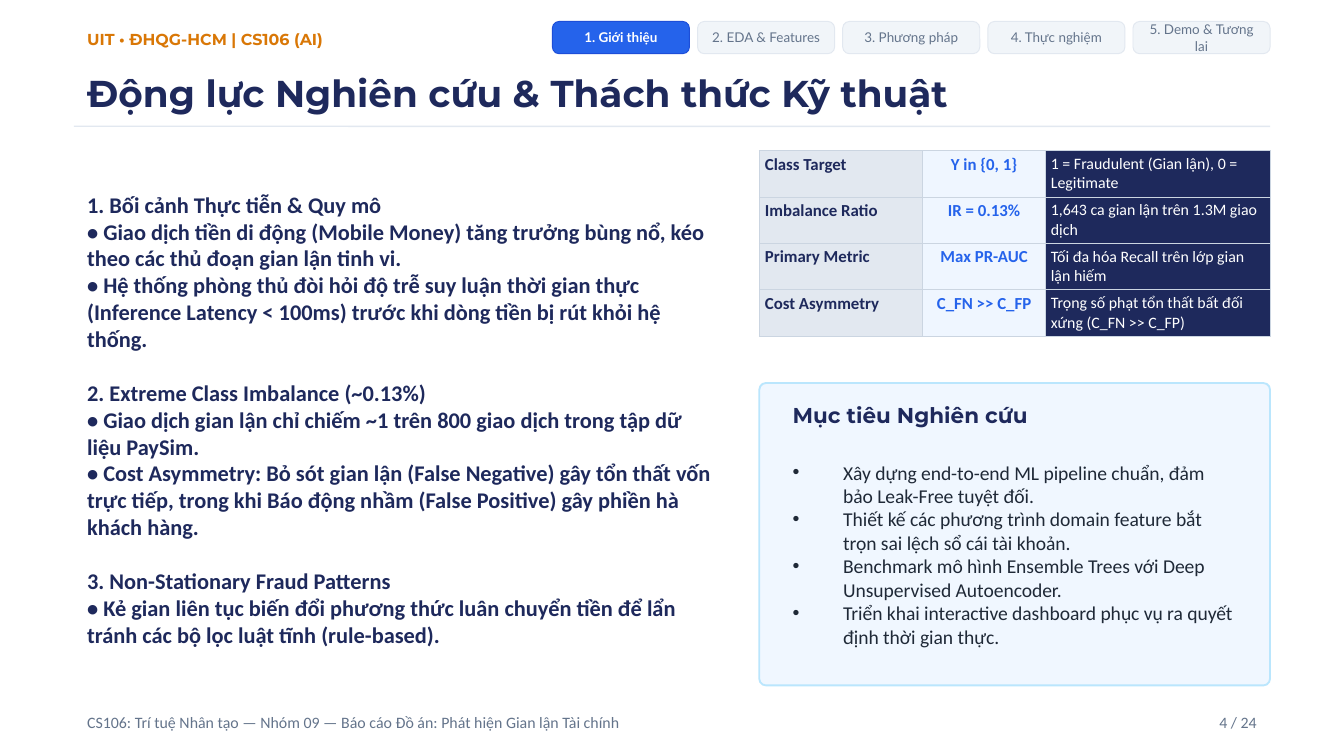
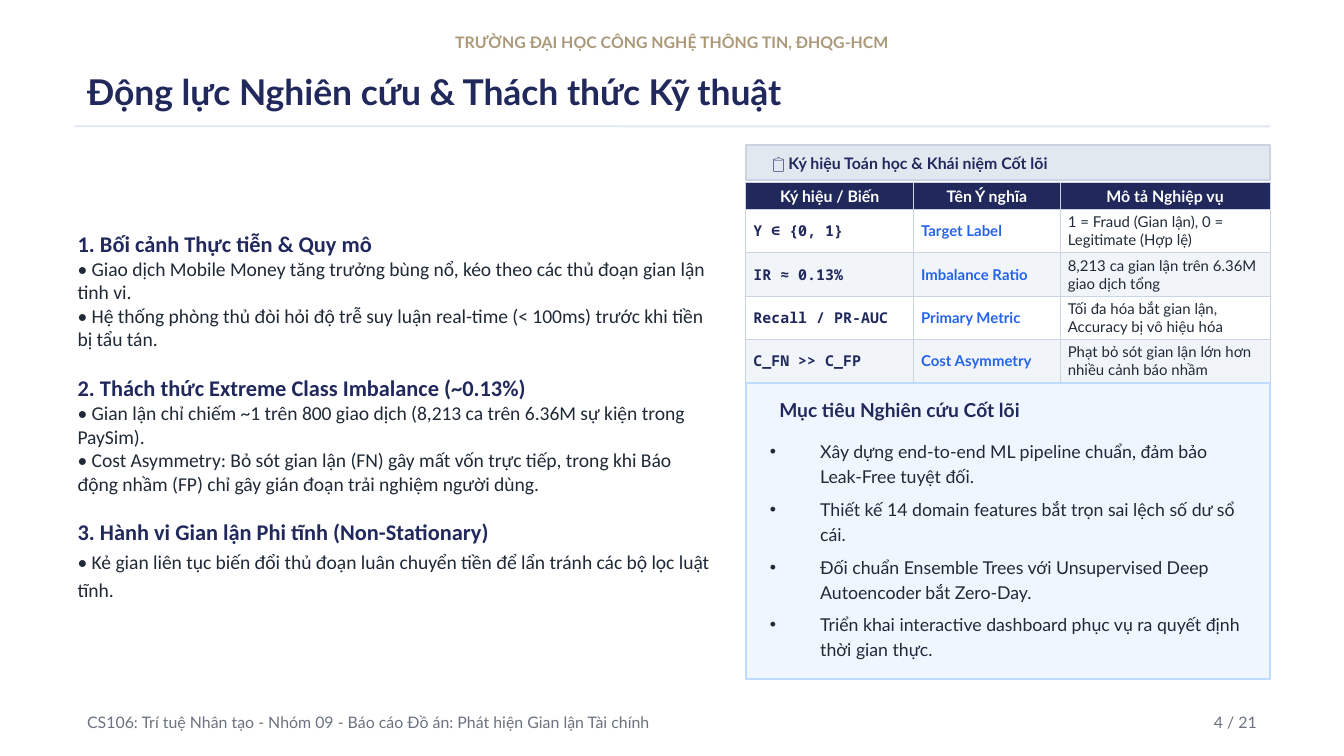
Before and after one commit to uit-25730067-chithanh/CS106-Team09-Fraud-Detection, a slide deck: slide 4 of draft/fraud-detection/slide/[Nhom9]_Slide_FraudDetection_Academic_VN.pptx. Drawn at 1344x756 pixels with LibreOffice and Linux fonts; fonts in the diff are those of the drawing. Boxes give left, top, right and bottom in pixels: in the first picture for what was removed or moved away, otherwise in the second. Text is boxed around its words. In the diff, an @@ line names an element or a change of style, - is before the commit and + after.

Commit message:
docs(slide): update Vietnamese academic slide deck PPTX and PDF artifacts
- Update [Nhom9]_Slide_FraudDetection_Academic_VN.pptx with refined 21-slide layout and high-res charts
- Regenerate [Nhom9]_Slide_FraudDetection_Academic_VN.pdf for crisp vector presentation
- Standardize academic deck delivery on the Vietnamese presentation format

```diff
--- a/draft/fraud-detection/slide/[Nhom9]_Slide_FraudDetection_Academic_VN.pptx
+++ b/draft/fraud-detection/slide/[Nhom9]_Slide_FraudDetection_Academic_VN.pptx
@@ rounded rectangle removed at (x1=552, y1=22, x2=689, y2=54) @@
@@ rounded rectangle removed at (x1=698, y1=22, x2=835, y2=54) @@
@@ rounded rectangle removed at (x1=843, y1=22, x2=980, y2=54) @@
@@ rounded rectangle removed at (x1=988, y1=22, x2=1125, y2=54) @@
@@ rounded rectangle removed at (x1=1133, y1=22, x2=1270, y2=54) @@
@@ text removed at (x1=1150, y1=24, x2=1254, y2=51) @@
-5. Demo & Tương lai
@@ text at (x1=455, y1=33, x2=889, y2=51): text changed; font Montserrat to Lato; text colour #D97706 to #AB997A @@
-UIT • ĐHQG-HCM | CS106 (AI)
+TRƯỜNG ĐẠI HỌC CÔNG NGHỆ THÔNG TIN, ĐHQG-HCM
@@ text removed at (x1=584, y1=32, x2=658, y2=45) @@
-1. Giới thiệu
@@ text removed at (x1=712, y1=32, x2=820, y2=42) @@
-2. EDA & Features
@@ text removed at (x1=864, y1=32, x2=958, y2=45) @@
-3. Phương pháp
@@ text removed at (x1=1011, y1=32, x2=1102, y2=45) @@
-4. Thực nghiệm
@@ text "Động lực Nghiên cứu & ..." at (x1=87, y1=78, x2=781, y2=112): size 20 to 19 pt, font Montserrat to Lato, text colour #1E295C to #21295C @@
@@ rectangle added at (x1=746, y1=145, x2=1270, y2=180), fill #E2E8F0, outline #CBD5E1 1 pt @@
@@ text added at (x1=788, y1=156, x2=1047, y2=172), 8.5 pt, text #21295C, bold @@
+📋 Ký hiệu Toán học & Khái niệm Cốt lõi
@@ table at (x1=746, y1=183, x2=1270, y2=664) @@
-row 1: Class Target | Y in {0, 1} | 1 = Fraudulent (Gian lận), 0 = Legitimate
-row 2: Imbalance Ratio | IR = 0.13% | 1,643 ca gian lận trên 1.3M giao dịch
-row 3: Primary Metric | Max PR-AUC | Tối đa hóa Recall trên lớp gian lận hiếm
-row 4: Cost Asymmetry | C_FN >> C_FP | Trọng số phạt tổn thất bất đối xứng (C_FN >> C_FP)
+row 1: Ký hiệu / Biến | Tên Ý nghĩa | Mô tả Nghiệp vụ
+row 2: Y ∈ {0, 1} | Target Label | 1 = Fraud (Gian lận), 0 = Legitimate (Hợp lệ)
+row 3: IR ≈ 0.13% | Imbalance Ratio | 8,213 ca gian lận trên 6.36M giao dịch tổng
+row 4: Recall / PR-AUC | Primary Metric | Tối đa hóa bắt gian lận, Accuracy bị vô hiệu hóa
+row 5: C_FN >> C_FP | Cost Asymmetry | Phạt bỏ sót gian lận lớn hơn nhiều cảnh báo nhầm
@@ table resized from (x1=759, y1=151, x2=1270, y2=335) to (x1=746, y1=183, x2=1270, y2=664) @@
@@ text at (x1=78, y1=233, x2=705, y2=495): text changed; size 12 to 10.5 pt; text colour #1E295C to #1F2937; bold off @@
-1. Bối cảnh Thực tiễn & Quy mô
-• Giao dịch tiền di động (Mobile Money) tăng trưởng bùng nổ, kéo theo các thủ đoạn gian lận tinh vi.
-• Hệ thống phòng thủ đòi hỏi độ trễ suy luận thời gian thực (Inference Latency < 100ms) trước khi dòng tiền bị rút khỏi hệ thống.
-2. Extreme Class Imbalance (~0.13%)
-• Giao dịch gian lận chỉ chiếm ~1 trên 800 giao dịch trong tập dữ liệu PaySim.
-• Cost Asymmetry: Bỏ sót gian lận (False Negative) gây tổn thất vốn trực tiếp, trong khi Báo động nhầm (False Positive) gây phiền hà khách hàng.
-3. Non-Stationary Fraud Patterns
-• Kẻ gian liên tục biến đổi phương thức luân chuyển tiền để lẩn tránh các bộ lọc luật tĩnh (rule-based).
+1. Bối cảnh Thực tiễn & Quy mô
+• Giao dịch Mobile Money tăng trưởng bùng nổ, kéo theo các thủ đoạn gian lận tinh vi.
+• Hệ thống phòng thủ đòi hỏi độ trễ suy luận real-time (< 100ms) trước khi tiền bị tẩu tán.
+2. Thách thức Extreme Class Imbalance (~0.13%)
+• Gian lận chỉ chiếm ~1 trên 800 giao dịch (8,213 ca trên 6.36M sự kiện trong PaySim).
+• Cost Asymmetry: Bỏ sót gian lận (FN) gây mất vốn trực tiếp, trong khi Báo động nhầm (FP) chỉ gây gián đoạn trải nghiệm người dùng.
+3. Hành vi Gian lận Phi tĩnh (Non-Stationary)
+• Kẻ gian liên tục biến đổi thủ đoạn luân chuyển tiền để lẩn tránh các bộ lọc luật tĩnh.
@@ rectangle added at (x1=746, y1=383, x2=1270, y2=679), fill #EFF6FF, outline #BFDBFE 1 pt @@
@@ rounded rectangle removed at (x1=759, y1=383, x2=1270, y2=685) @@
@@ text at (x1=779, y1=401, x2=1020, y2=421): text changed; size 11.5 to 10.3 pt; font Montserrat to Lato; text colour #1E295C to #21295C @@
-Mục tiêu Nghiên cứu
+Mục tiêu Nghiên cứu Cốt lõi
@@ text "Xây dựng end-to-end ML pipeline ..." moved from (x1=843, y1=465, x2=1232, y2=648) to (x1=820, y1=443, x2=1240, y2=659) @@
@@ text at (x1=820, y1=443, x2=1240, y2=659): size 10.5 to 9.5 pt, font Calibri to Lato in "Xây dựng end-to-end ML pipeline chuẩn, đảm ...", "Triển khai interactive dashboard phục vụ ra ..."; line spacing 1 to 1.18; more space between paragraphs @@
@@ text at (x1=820, y1=501, x2=1235, y2=602): text changed; size 10.5 to 9.5 pt; font Calibri to Lato @@
-• Thiết kế các phương trình domain feature bắt trọn sai lệch sổ cái tài khoản.
-• Benchmark mô hình Ensemble Trees với Deep Unsupervised Autoencoder.
+• Thiết kế 14 domain features bắt trọn sai lệch số dư sổ cái.
+• Đối chuẩn Ensemble Trees với Unsupervised Deep Autoencoder bắt Zero-Day.
@@ text at (x1=87, y1=715, x2=649, y2=731): text changed; font Calibri to Lato; text colour #64748B to #6B7280 @@
-CS106: Trí tuệ Nhân tạo — Nhóm 09 — Báo cáo Đồ án: Phát hiện Gian lận Tài chính
+CS106: Trí tuệ Nhân tạo - Nhóm 09 - Báo cáo Đồ án: Phát hiện Gian lận Tài chính
@@ text at (x1=1214, y1=716, x2=1256, y2=728): text changed; font Calibri to Lato; text colour #64748B to #6B7280 @@
-4 / 24
+4 / 21
```
Also in this commit, not shown: 15 other slides changed, 5 slides added, 8 slides removed, 3 other files.
